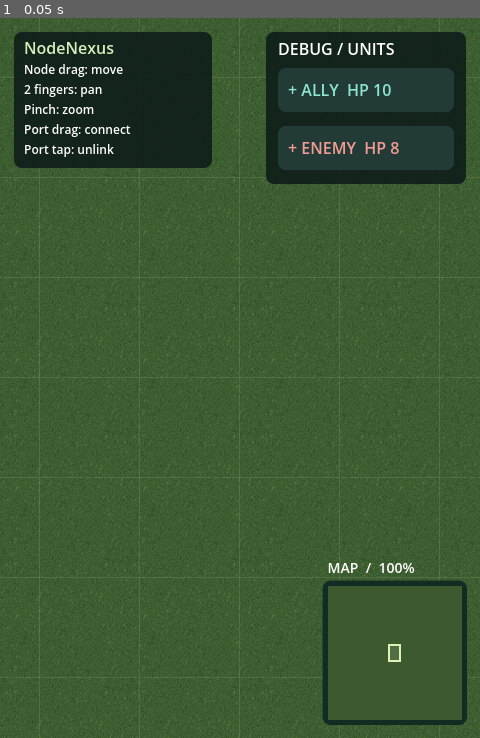
Above: before the commit, frame 1.
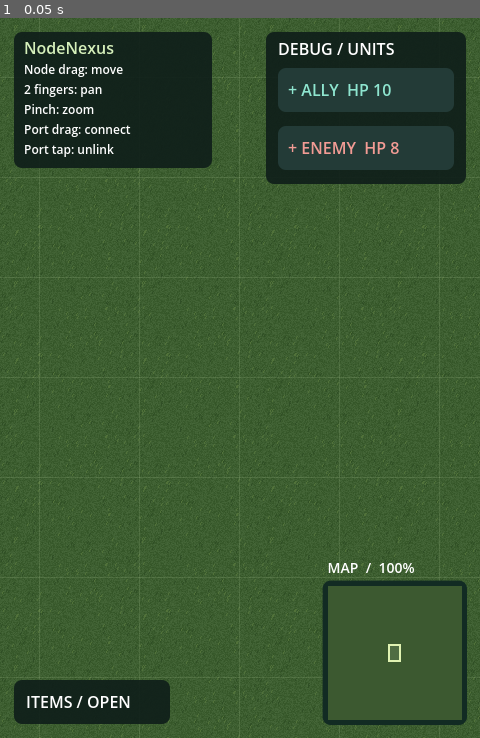
Above: after the commit, the same moment.

Repository: MCnagai/nodenexus-godot
Game: Godot game, scene res://scenes/main.tscn
Two runs of this game, one before a commit and one after it. Both use one fixed random seed, a clock stepped at 60 frames per second and the inputs below.
Inputs:
- Up to frame 1 (0.05 s): no input

The runs differ from the first frame. In frame 1, 2.0% of the frame differs, in the area x 2-36%, y 91-99%.

Commit message:
Drop collectible money on enemy defeat and add 4x4 inventory

Diff:
--- a/scripts/debug_unit.gd
+++ b/scripts/debug_unit.gd
@@ -9,10 +9,12 @@
     max_hp = 10.0 if friendly else 8.0
     hp = max_hp
 
-func tick(delta: float) -> void:
+func tick(delta: float) -> bool:
     hp -= delta
     if hp <= 0.0:
         hp = max_hp
+        return true
+    return false
 
 func hp_text() -> String:
     return "HP %.1f / %.1f" % [hp, max_hp]
--- a/scripts/main.gd
+++ b/scripts/main.gd
@@ -25,6 +25,13 @@
 var wire_press_position := Vector2.ZERO
 var wire_dragged := false
 var wire_uses_touch := false
+var drops: Dictionary = {}
+var next_drop_id := 0
+var money_count := 0
+var inventory_open := false
+var pickup_id := -1
+var pickup_origin := Vector2.ZERO
+var pickup_uses_touch := false
 var grass: ImageTexture
 var node_style: StyleBoxFlat
 var hud_style: StyleBoxFlat
@@ -109,7 +116,12 @@
     return Rect2(menu.position + Vector2(12, 36 if friendly else 94) * scale, Vector2(176, 44) * scale)
 
 func _debug_ui_press(point: Vector2) -> void:
-    if debug_button_rect(true).has_point(point):
+    if inventory_button_rect().has_point(point):
+        inventory_open = not inventory_open
+        queue_redraw()
+    elif inventory_open and inventory_rect().has_point(point):
+        return
+    elif debug_button_rect(true).has_point(point):
         spawn_unit(true)
     elif debug_button_rect(false).has_point(point):
         spawn_unit(false)
@@ -202,9 +214,89 @@
         active[source] = true
         active[connections[source]] = true
     for index in active:
-        units[index].tick(delta)
+        var defeated: bool = units[index].tick(delta)
+        if defeated and not units[index].friendly:
+            _drop_money(node_positions[index])
     if not active.is_empty():
         queue_redraw()
+
+func inventory_button_rect() -> Rect2:
+    var scale := debug_ui_scale()
+    return Rect2(Vector2(14 * scale, size.y - 58 * scale), Vector2(156, 44) * scale)
+
+func inventory_rect() -> Rect2:
+    var scale := debug_ui_scale()
+    return Rect2(Vector2(14 * scale, size.y - 310 * scale), Vector2(216, 244) * scale)
+
+func inventory_cell_rect(index: int) -> Rect2:
+    var scale := debug_ui_scale()
+    return Rect2(inventory_rect().position + Vector2(12 + (index % 4) * 48, 40 + (index / 4) * 48) * scale, Vector2(44, 44) * scale)
+
+func _drop_money(point: Vector2) -> void:
+    var position := (point + Vector2(0, -80)).clamp(Vector2(24, 24), MAP_SIZE - Vector2(24, 24))
+    # Repeated kills at the same place form one collectible stack.
+    for drop in drops.values():
+        if drop.position.distance_to(position) < 1.0:
+            drop.amount += 1
+            return
+    drops[next_drop_id] = {"position": position, "amount": 1}
+    next_drop_id += 1
+
+func _pick_drop(point: Vector2) -> int:
+    if _over_ui(point):
+        return -1
+    for id in drops.keys():
+        var center: Vector2 = size / 2 + (drops[id].position - camera_position) * camera_zoom
+        if point.distance_to(center) <= 24 * debug_ui_scale():
+            return id
+    return -1
+
+func _begin_pickup(point: Vector2, from_touch: bool) -> bool:
+    pickup_id = _pick_drop(point)
+    if pickup_id == -1:
+        return false
+    pickup_origin = point
+    pickup_uses_touch = from_touch
+    return true
+
+func _update_pickup(point: Vector2) -> void:
+    if point.distance_to(pickup_origin) * get_viewport().get_stretch_transform().get_scale().x > 8.0:
+        pickup_id = -1
+
+func _finish_pickup(point: Vector2) -> void:
+    _update_pickup(point)
+    if pickup_id != -1 and _pick_drop(point) == pickup_id:
+        money_count += int(drops[pickup_id].amount)
+        drops.erase(pickup_id)
+        queue_redraw()
+    pickup_id = -1
+
+func _draw_coin(center: Vector2, radius: float) -> void:
+    draw_circle(center, radius, Color("f4cc52"))
+    draw_circle(center, radius * 0.72, Color("b87e26"), false, maxf(1, radius * 0.1), true)
+    draw_line(center - Vector2(0, radius * 0.45), center + Vector2(0, radius * 0.45), Color("fff0a1"), maxf(2, radius * 0.15), true)
+
+func _draw_inventory() -> void:
+    var scale := debug_ui_scale()
+    var button := inventory_button_rect()
+    draw_style_box(hud_style, button)
+    draw_string(ThemeDB.fallback_font, button.position + Vector2(12, 28) * scale, "ITEMS / CLOSE" if inventory_open else "ITEMS / OPEN", HORIZONTAL_ALIGNMENT_LEFT, -1, roundi(16 * scale))
+    if not inventory_open:
+        return
+    var panel := inventory_rect()
+    draw_style_box(hud_style, panel)
+    draw_string(ThemeDB.fallback_font, panel.position + Vector2(12, 25) * scale, "ITEMS  /  4 x 4", HORIZONTAL_ALIGNMENT_LEFT, -1, roundi(16 * scale), Color("d5efba"))
+    for index in range(16):
+        var cell := inventory_cell_rect(index)
+        draw_style_box(node_style, cell)
+        draw_rect(cell, Color("56766a"), false, scale)
+        if index == 0 and money_count > 0:
+            _draw_coin(cell.position + Vector2(17, 16) * scale, 11 * scale)
+            var count := str(money_count)
+            var font_size := roundi(14 * scale)
+            while font_size > roundi(8 * scale) and ThemeDB.fallback_font.get_string_size(count, HORIZONTAL_ALIGNMENT_LEFT, -1, font_size).x > cell.size.x - 4 * scale:
+                font_size -= 1
+            draw_string(ThemeDB.fallback_font, cell.position + Vector2(2 * scale, cell.size.y - 4 * scale), count, HORIZONTAL_ALIGNMENT_RIGHT, cell.size.x - 6 * scale, font_size)
 
 func _draw_wire(source: Vector2, target: Vector2, color: Color) -> void:
     var bend := maxf(50.0, absf(target.x - source.x) * 0.5)
@@ -214,7 +306,7 @@
     draw_polyline(curve.get_baked_points(), color, 2.5 * debug_ui_scale() / camera_zoom, true)
 
 func _over_ui(point: Vector2) -> bool:
-    return debug_menu_rect().has_point(point) or minimap_rect().grow(5).has_point(point) or hud_rect().has_point(point)
+    return inventory_button_rect().has_point(point) or (inventory_open and inventory_rect().has_point(point)) or debug_menu_rect().has_point(point) or minimap_rect().grow(5).has_point(point) or hud_rect().has_point(point)
 
 func _pick_node(screen_point: Vector2) -> int:
     var point := screen_to_world(screen_point)
@@ -292,6 +384,7 @@
         if hold_elapsed >= HOLD_SECONDS:
             hold_pending = false
             touch_right = true
+            pickup_id = -1
             _end_node_drag()
             context_pressed.emit(screen_to_world(hold_origin))
             queue_redraw()
@@ -299,6 +392,7 @@
 func _notification(what: int) -> void:
     if what == NOTIFICATION_APPLICATION_FOCUS_OUT:
         _clear_hover()
+        pickup_id = -1
         _cancel_wire()
         touches.clear()
         hold_pending = false
@@ -321,12 +415,17 @@
             if touches.size() == 1:
                 if gesture_blocked:
                     _debug_ui_press(event.position)
-                elif not _begin_wire(event.position, true):
+                elif not _begin_pickup(event.position, true) and not _begin_wire(event.position, true):
                     _begin_node_drag(event.position, true)
             else:
+                pickup_id = -1
                 _cancel_wire()
                 _end_node_drag()
         else:
+            if pickup_uses_touch and touches.size() == 1 and not event.canceled:
+                _finish_pickup(event.position)
+            else:
+                pickup_id = -1
             if not event.canceled and wire_uses_touch:
                 _finish_wire(event.position)
             else:
@@ -355,6 +454,7 @@
         else:
             touches[event.index] = event.position
             if touches.size() == 1 and not gesture_blocked:
+                _update_pickup(event.position)
                 if wire_from != -1 and wire_uses_touch:
                     _update_wire_pointer(event.position)
                 elif touch_right:
@@ -376,6 +476,7 @@
         if event.button_index == MOUSE_BUTTON_RIGHT:
             mouse_right = event.pressed and not _over_ui(event.position)
             if mouse_right:
+                pickup_id = -1
                 _cancel_wire()
                 _end_node_drag()
                 context_pressed.emit(screen_to_world(event.position))
@@ -383,8 +484,10 @@
             if event.pressed and not mouse_right and touches.is_empty():
                 if _over_ui(event.position):
                     _debug_ui_press(event.position)
-                elif not _begin_wire(event.position, false):
+                elif not _begin_pickup(event.position, false) and not _begin_wire(event.position, false):
                     _begin_node_drag(event.position, false)
+            elif not event.pressed and not pickup_uses_touch and pickup_id != -1:
+                _finish_pickup(event.position)
             elif not event.pressed and not wire_uses_touch:
                 _finish_wire(event.position)
                 _end_node_drag()
@@ -400,6 +503,7 @@
         if event.device != InputEvent.DEVICE_ID_EMULATION:
             mouse_present = true
             mouse_position = event.position
+            _update_pickup(event.position)
             if mouse_right:
                 pan_screen(event.relative)
             elif wire_from != -1 and not wire_uses_touch:
@@ -448,6 +552,12 @@
             draw_circle(point + Vector2(NODE_HALF_SIZE.x, 0), 6, Color("8ee5cf"))
             draw_string(ThemeDB.fallback_font, point + Vector2(-40, 6), "NODE %02d" % (i + 1), HORIZONTAL_ALIGNMENT_LEFT, -1, 16, Color("e2f1df"))
     draw_set_transform(Vector2.ZERO)
+    for drop in drops.values():
+        var center: Vector2 = size / 2 + (drop.position - camera_position) * camera_zoom
+        if Rect2(Vector2.ZERO, size).grow(24 * debug_ui_scale()).has_point(center):
+            _draw_coin(center, 16 * debug_ui_scale())
+            if drop.amount > 1:
+                draw_string(ThemeDB.fallback_font, center + Vector2(10, 22) * debug_ui_scale(), str(drop.amount), HORIZONTAL_ALIGNMENT_LEFT, -1, roundi(14 * debug_ui_scale()))
     var hud := hud_rect()
     draw_style_box(hud_style, hud)
     if get_window().size.x < 700 or get_window().size.y < 500:
@@ -481,6 +591,7 @@
     draw_rect(frame, Color(0.9, 1.0, 0.8, 0.12))
     draw_rect(frame, Color("e0f2b2"), false, 2)
     draw_string(ThemeDB.fallback_font, mini.position - Vector2(0, 12), "MAP  /  %d%%" % roundi(camera_zoom * 100), HORIZONTAL_ALIGNMENT_LEFT, -1, roundi(14 * debug_ui_scale()))
+    _draw_inventory()
     if touch_right:
         draw_circle(hold_origin, 18, Color("e0f2b2"), false, 2)
 
--- a/tests/test_combat.gd
+++ b/tests/test_combat.gd
@@ -118,5 +118,56 @@
     click(scene, output, true)
     scene._notification(MainLoop.NOTIFICATION_APPLICATION_FOCUS_OUT)
     check(scene.wire_from == -1, "Focus loss did not cancel wiring")
+    # Each enemy defeat creates currency, never an ally defeat or idle tick.
+    scene.drops.clear()
+    scene.money_count = 0
+    scene.node_positions[enemy] = scene.camera_position + Vector2(120, 20)
+    scene.connections[ally] = enemy
+    scene.connections[idle] = enemy
+    scene.units[ally].hp = 0.1
+    scene.units[enemy].hp = 0.1
+    scene._tick_combat(0.2)
+    check(scene.drops.size() == 1 and scene.drops.values()[0].amount == 1, "Shared enemy kill duplicated money, or ally dropped money")
+    check(scene.units[enemy].hp == 8.0, "Enemy no longer resets after dropping")
+    scene.units[enemy].hp = 0.1
+    scene._tick_combat(0.2)
+    check(scene.drops.values()[0].amount == 2, "Repeated enemy defeat did not stack money")
+    scene.connections.clear()
+    var coin := screen(scene, scene.drops.values()[0].position)
+    touch(scene, coin, true)
+    touch(scene, coin, false, 0, true)
+    check(scene.money_count == 0, "Canceled touch collected money")
+    touch(scene, coin, true)
+    touch(scene, coin + Vector2(50, 0), true, 1)
+    touch(scene, coin + Vector2(50, 0), false, 1)
+    touch(scene, coin, false)
+    check(scene.money_count == 0, "Two-finger gesture collected money")
+    click(scene, coin, true)
+    motion.position = coin + Vector2(50, 0)
+    scene._input(motion)
+    click(scene, coin, false)
+    check(scene.money_count == 0, "Drag returning to coin collected money")
+    click(scene, coin, true)
+    click(scene, coin, false)
+    check(scene.money_count == 2 and scene.drops.is_empty(), "Mouse click did not collect whole stack")
+    click(scene, coin, true)
+    click(scene, coin, false)
+    check(scene.money_count == 2, "Collected drop was awarded twice")
+    scene._drop_money(scene.node_positions[enemy])
+    touch(scene, coin, true)
+    touch(scene, coin + Vector2(1, 0), false)
+    check(scene.money_count == 3 and scene.drops.is_empty(), "Touch tap did not stack inventory money")
+    touch(scene, scene.inventory_button_rect().get_center(), true)
+    touch(scene, scene.inventory_button_rect().get_center(), false)
+    check(scene.inventory_open, "Touch did not open inventory")
+    for cell in range(16):
+        check(scene.inventory_rect().encloses(scene.inventory_cell_rect(cell)), "Inventory cell outside 4x4 window")
+    var unit_count: int = scene.units.size()
+    click(scene, scene.inventory_cell_rect(0).get_center(), true)
+    click(scene, scene.inventory_cell_rect(0).get_center(), false)
+    check(scene.units.size() == unit_count and scene.dragged_node == -1, "Inventory click reached map")
+    click(scene, scene.inventory_button_rect().get_center(), true)
+    click(scene, scene.inventory_button_rect().get_center(), false)
+    check(not scene.inventory_open, "Mouse did not close inventory")
     print("COMBAT_TEST_PASSED" if failures == 0 else "COMBAT_TEST_FAILED")
     quit(0 if failures == 0 else 1)
Not shown, changed: tests/test_web.cjs
